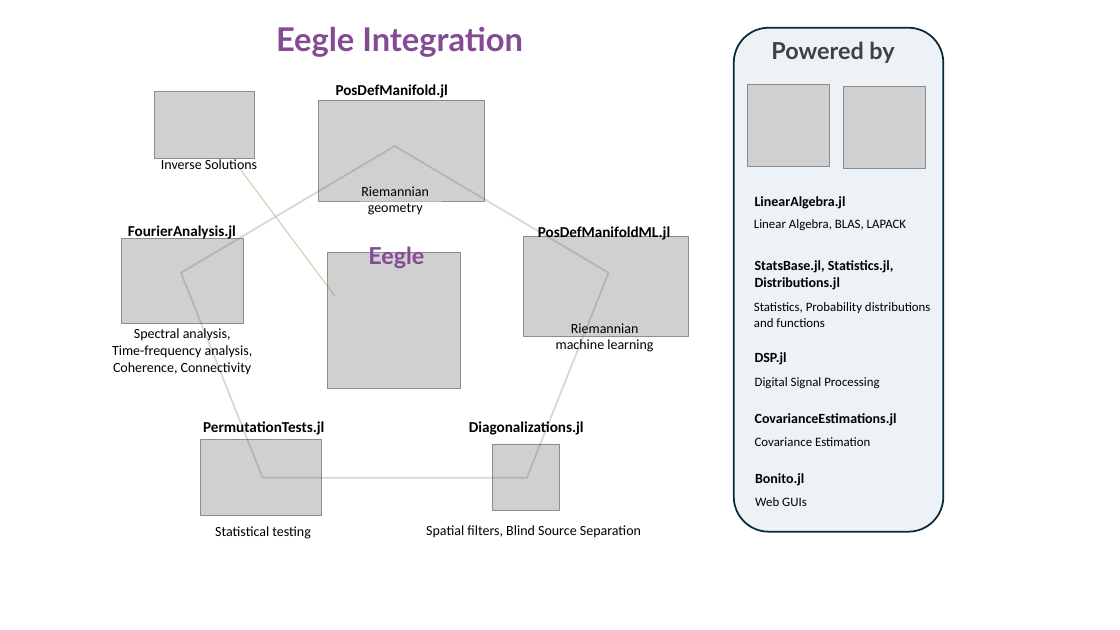
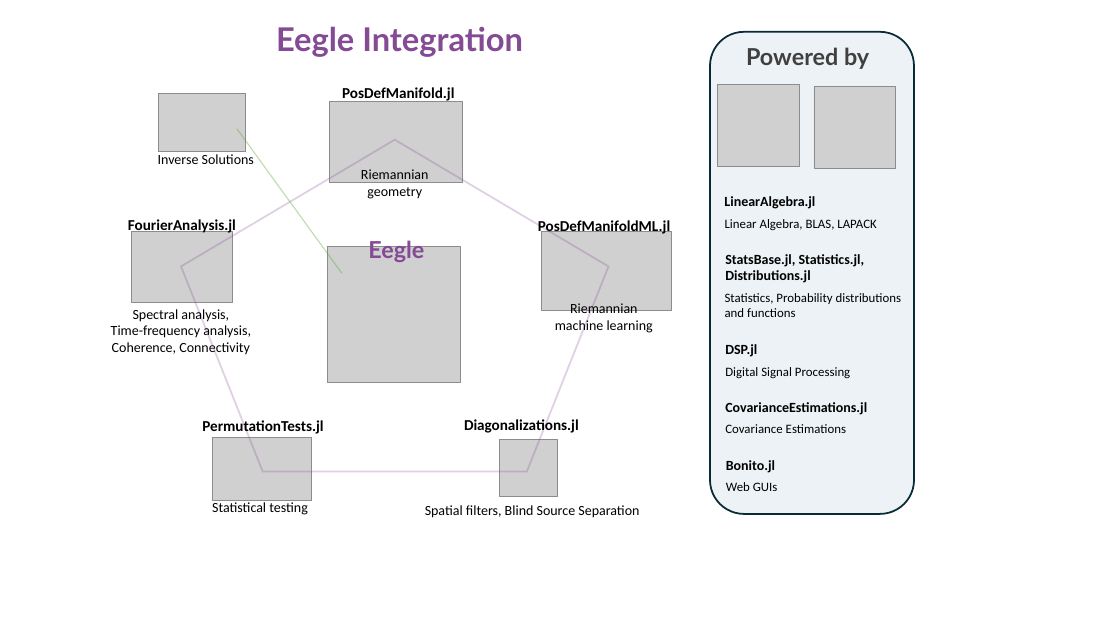
Before and after one commit to FhmDmi/Eegle.jl, a slide deck: slide 1 of docs/src/assets/Fig1_index.pptx. Drawn at 1120x630 pixels with LibreOffice and Linux fonts; fonts in the diff are those of the drawing; grey boxes stand for pictures. Boxes give left, top, right and bottom in pixels: in the first picture for what was removed or moved away, otherwise in the second. Text is boxed around its words. In the diff, an @@ line names an element or a change of style, - is before the commit and + after.

```diff
--- a/docs/src/assets/Fig1_index.pptx
+++ b/docs/src/assets/Fig1_index.pptx
@@ rounded rectangle: place and size @@
-rounded rectangle at (734,28,944,532)
+rounded rectangle at (710,32,914,514)
@@ text "Powered by": place and size @@
-text "Powered by" at (771,41,894,63)
+text "Powered by" at (746,47,869,69)
@@ text "PosDefManifold.jl": place and size @@
-text "PosDefManifold.jl" at (336,84,448,98)
+text "PosDefManifold.jl" at (342,87,454,103)
@@ picture: place and size @@
-picture at (155,92,255,159)
+picture at (158,93,245,152)
@@ picture: place and size @@
-picture at (318,101,485,202)
+picture at (329,102,463,182)
@@ text "Inverse Solutions" rewrapped from (161,158,257,174) to (158,152,254,164) @@
@@ 3 texts, 1 picture, 1 pentagon: place and size @@
-3 texts, 1 picture, 1 pentagon at (128,146,670,478)
+3 texts, 1 picture, 1 pentagon at (128,139,670,471)
@@ line moved from (334, 296) - (239, 169) to (342, 273) - (237, 129) @@
@@ text "Riemannian": place and size @@
-text "Riemannian" at (361,186,429,215)
+text "Riemannian" at (361,169,429,199)
@@ 2 pictures, 2 texts: place and size @@
-2 pictures, 2 texts at (747,85,925,230)
+2 pictures, 2 texts at (718,85,896,231)
@@ picture: place and size @@
-picture at (122,239,244,323)
+picture at (132,232,234,302)
@@ picture: place and size @@
-picture at (523,237,688,337)
+picture at (542,232,671,310)
@@ text "StatsBase.jl, Statistics.jl,": place and size @@
-text "StatsBase.jl, Statistics.jl," at (755,260,894,290)
+text "StatsBase.jl, Statistics.jl," at (725,254,865,283)
@@ 3 texts: place and size @@
-3 texts at (112,323,653,538)
+3 texts at (111,303,653,518)
@@ text "DSP.jl": place and size @@
-text "DSP.jl" at (755,352,787,365)
+text "DSP.jl" at (725,344,757,357)
@@ text "Diagonalizations.jl": place and size @@
-text "Diagonalizations.jl" at (469,419,584,437)
+text "Diagonalizations.jl" at (464,417,579,435)
@@ 3 texts: place and size @@
-3 texts at (754,302,931,426)
+3 texts at (725,293,902,415)
@@ picture: place and size @@
-picture at (201,440,321,516)
+picture at (213,438,312,501)
@@ picture: place and size @@
-picture at (493,444,560,511)
+picture at (500,439,557,497)
@@ text at (725,424,846,433): text changed @@
-Covariance Estimation
+Covariance Estimations
@@ text "Bonito.jl": place and size @@
-text "Bonito.jl" at (755,473,804,486)
+text "Bonito.jl" at (726,460,775,473)
@@ text "Web GUIs": place and size @@
-text "Web GUIs" at (755,497,807,506)
+text "Web GUIs" at (726,482,778,491)
@@ text "Statistical testing": place and size @@
-text "Statistical testing" at (215,526,310,539)
+text "Statistical testing" at (212,502,307,515)
```
Also in this commit, not shown: 2 other files.
